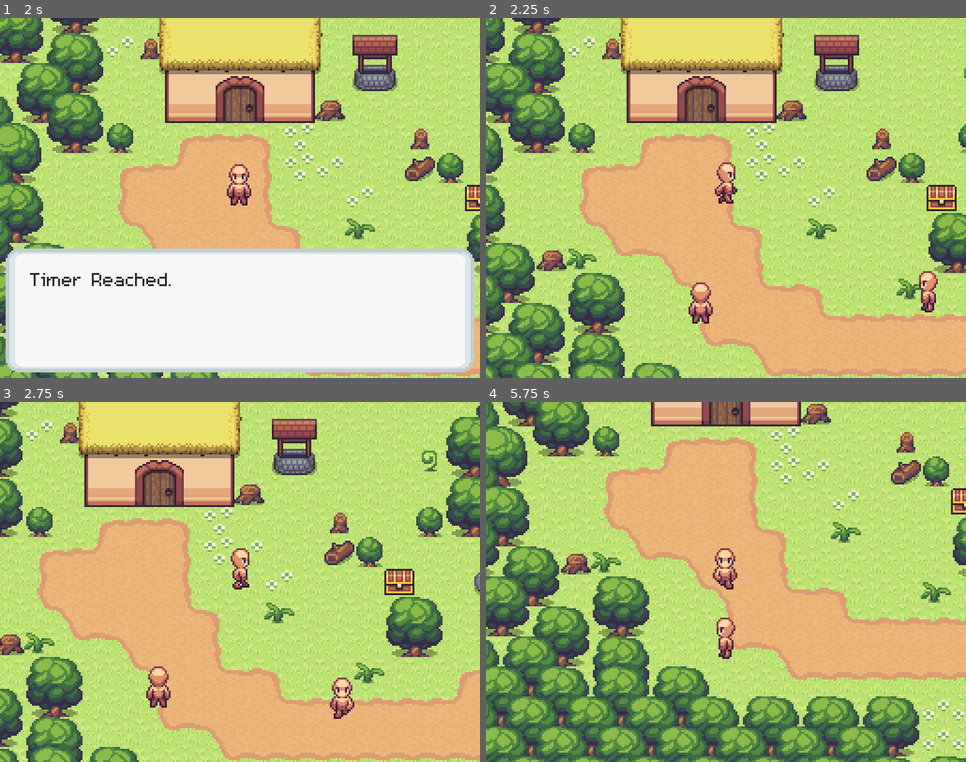
Above: before the commit, frames 1-4 (two rows, left to right).
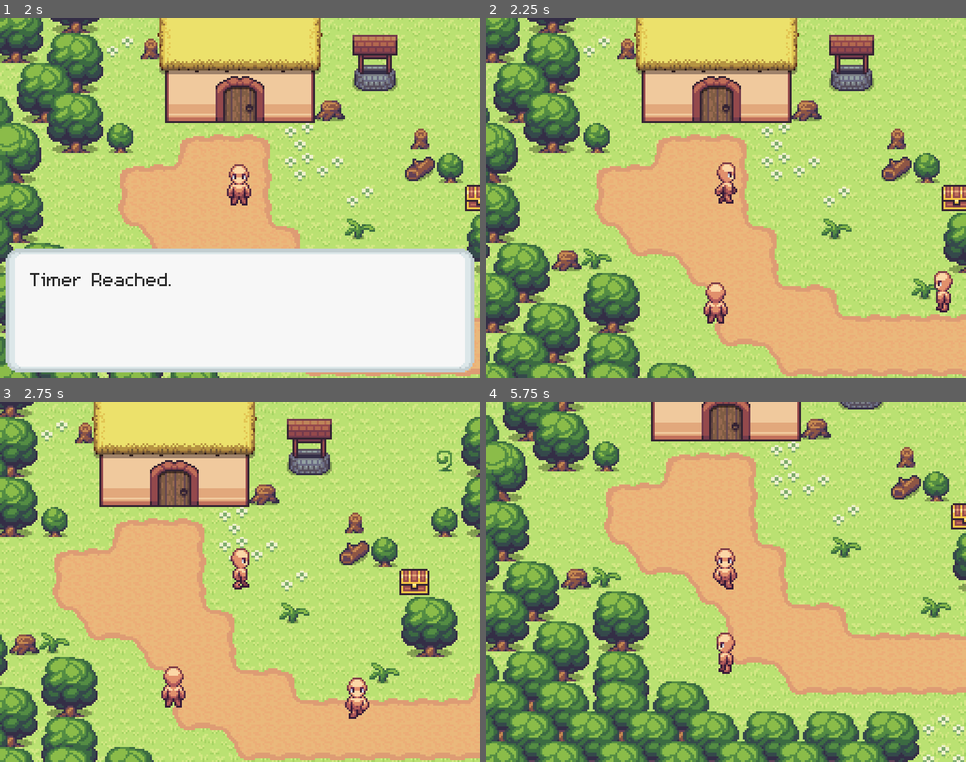
Above: after the commit, the same moments.

Repository: crono-games/godot-rpg-editor
Game: Godot game, scene res://maps/map1.tscn
Same seed, same stepped clock (60 frames per second), same inputs: the game is played once before the commit and once after it. This scene is started directly instead of the project's main scene.
Inputs (mouse positions are in pixels of both pictures, inside the frame that each line leads up to):
- Up to frame 1 (2 s): tap Enter (ui_accept) at 0.5 s; drag from (240, 108) to (240, 316) at 0.52 s; drag from (240, 349) to (240, 108) at 1.27 s
- Up to frame 2 (2.25 s): tap Enter (ui_accept) at 2 s; move the mouse to (817, 169) at 2.02 s; hold Right (ui_right) from 2.03 s (still down); tap Backspace at 2.1 s; click (817, 169) at 2.17 s
- Up to frame 3 (2.75 s): keep holding Right (ui_right)
- Up to frame 4 (5.75 s): release Right (ui_right) at 2.75 s; drag from (884, 582) to (644, 492) at 2.77 s; move the mouse to (870, 636) at 3.52 s; hold Left (ui_left) 3.53-4.25 s; hold Ctrl 3.53-4.25 s; tap Enter (ui_accept) at 3.77, 5 s; drag from (582, 528) to (745, 733) at 4.27 s; move the mouse to (750, 582) at 5.02 s; hold Down (ui_down) from 5.03 s (still down); tap Delete at 5.1 s; click (750, 582) at 5.17 s

Frame 1 is identical in both runs. In frame 2, 45% of the frame differs, in the area x 0-100%, y 0-100%; in frame 3, 42%; in frame 4, 56%.

Commit message:
Player movement minor fixes

Diff:
--- a/assets/templates/events/2d/player_instance_grid.gd
+++ b/assets/templates/events/2d/player_instance_grid.gd
@@ -12,7 +12,7 @@
 var _input_dir := Vector2.ZERO
 var _input_time := 0.0
 
-const MOVE_BUFFER := 0.12
+const MOVE_BUFFER := 0.10
 
 func _ready() -> void:
 	_common_ready("Grid", true)
@@ -27,13 +27,15 @@
 
 func _process_grid_move(delta: float):
 	_update_input(delta)
+
 	if _moving:
 		return
 
 	if _input_dir == Vector2.ZERO:
 		update_animation(Vector2.ZERO)
 		return
-	if _input_time >= MOVE_BUFFER or _move_progress == 0.0:
+
+	if _input_time >= MOVE_BUFFER:
 		_attempt_move(_input_dir)
 
 func _update_input(delta: float) -> void:
@@ -42,11 +44,12 @@
 	if dir != _input_dir:
 		_input_dir = dir
 		_input_time = 0.0
-
 		if dir != Vector2.ZERO and not _moving:
 			update_animation(dir)
 
-	else:
+		return
+
+	if dir != Vector2.ZERO:
 		_input_time += delta
 
 func _attempt_move(dir: Vector2) -> void:
@@ -72,9 +75,12 @@
 func _perform_move(dir: Vector2):
 	var target := global_position + dir * grid_size
 	var duration := _get_move_duration()
+
 	_moving = true
 	update_animation(dir)
+
 	_stop_tween()
+
 	_move_tween = create_tween()
 	_move_tween.tween_property(
 		self,
@@ -82,6 +88,7 @@
 		target,
 		duration
 	).set_trans(Tween.TRANS_LINEAR)
+
 	_move_tween.finished.connect(_on_move_finished)
 
 func _on_move_finished():
@@ -89,10 +96,13 @@
 	_snap_to_grid()
 	move_finished.emit(self)
 
-	if _input_dir != Vector2.ZERO and _can_move(_input_dir):
+	if _input_dir == Vector2.ZERO:
+		update_animation(Vector2.ZERO)
+		return
+	if _can_move(_input_dir):
 		_perform_move(_input_dir)
-	else:
-		update_animation(Vector2.ZERO)
+		return
+	_input_time = 0.0
 
 func _get_move_duration() -> float:
 	if move_speed <= 0.0:
